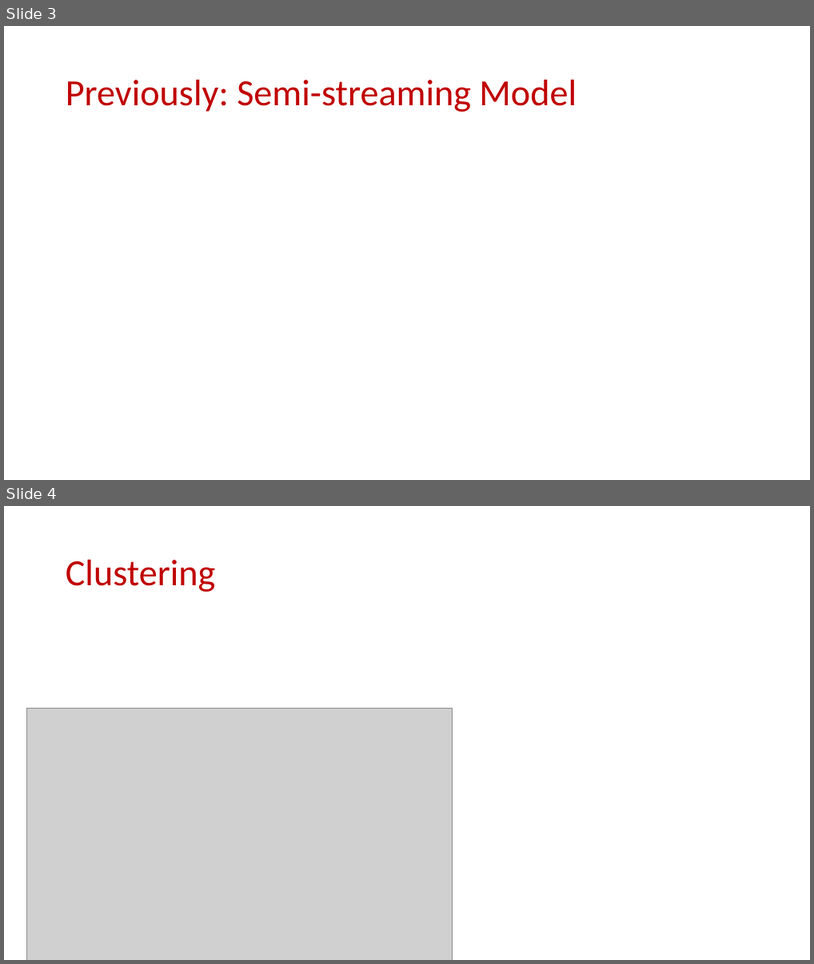
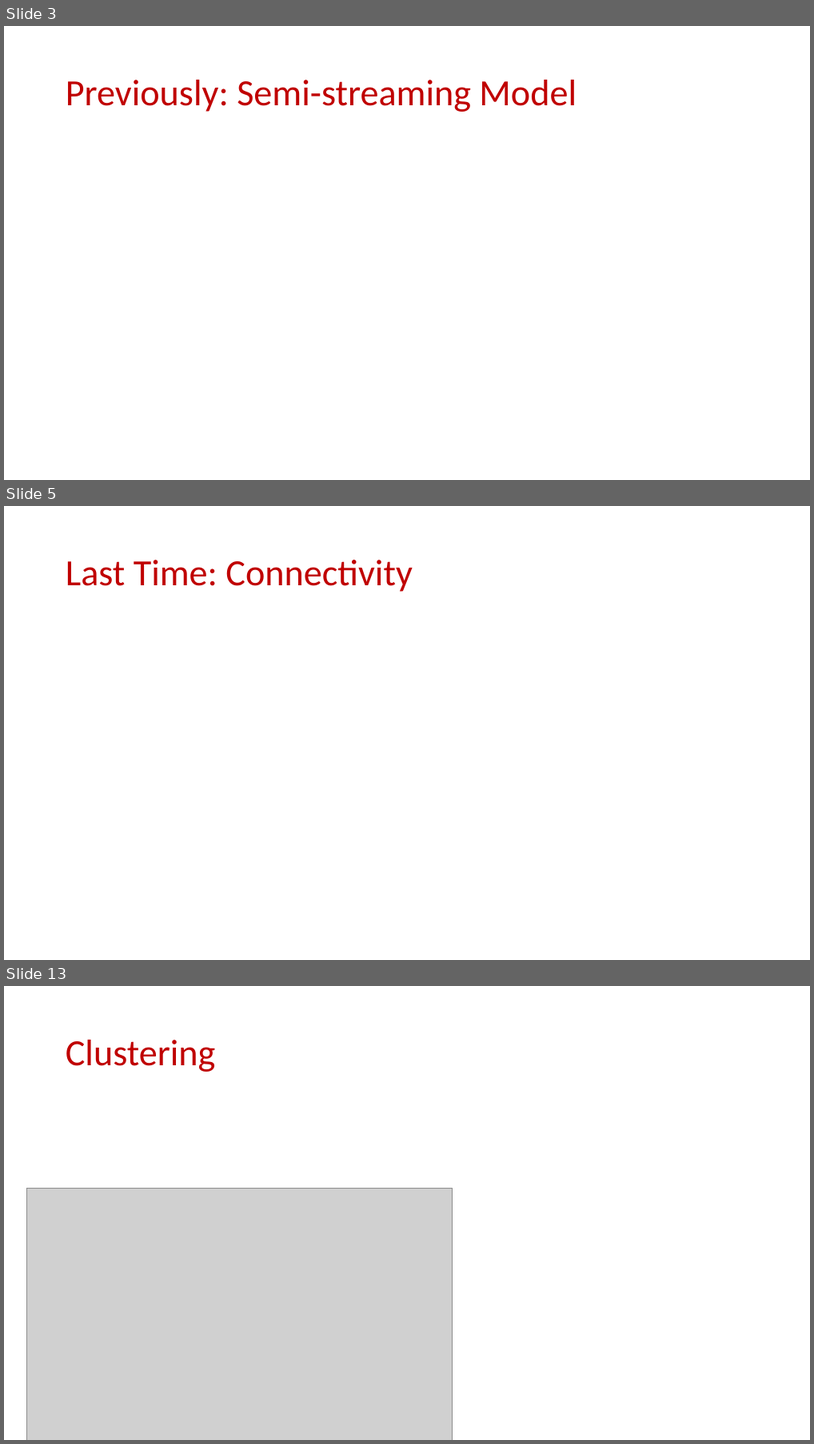
Before and after one commit to samsonzhou/samsonzhou.github.io, a slide deck: CSCE689-23/L21.pptx. Shown one above the other, each under a label of ours: slides 3 and 4 before the commit, slides 3, 5 and 13 after it; the slides between them are not shown. The pictures are 814x964 and 814x1444 pixels, drawn with LibreOffice and Linux fonts; fonts in the diff are those of the drawing; grey boxes stand for pictures. Boxes give left, top, right and bottom in pixels: in the first picture for what was removed or moved away, otherwise in the second. Text is boxed around its words. In the diff, an @@ line names an element or a change of style, - is before the commit and + after.

```diff
--- a/CSCE689-23/L21.pptx
+++ b/CSCE689-23/L21.pptx
@@ slide 5 added at bbox=[4, 506, 810, 960], background #FFFFFF @@
@@ title added at bbox=[66, 560, 412, 592], 44 pt, text #C00000 @@
+Last Time: Connectivity
@@ what was slide 4 is now slide 13 @@
```
Also in this commit, not shown: 8 other slides added.
